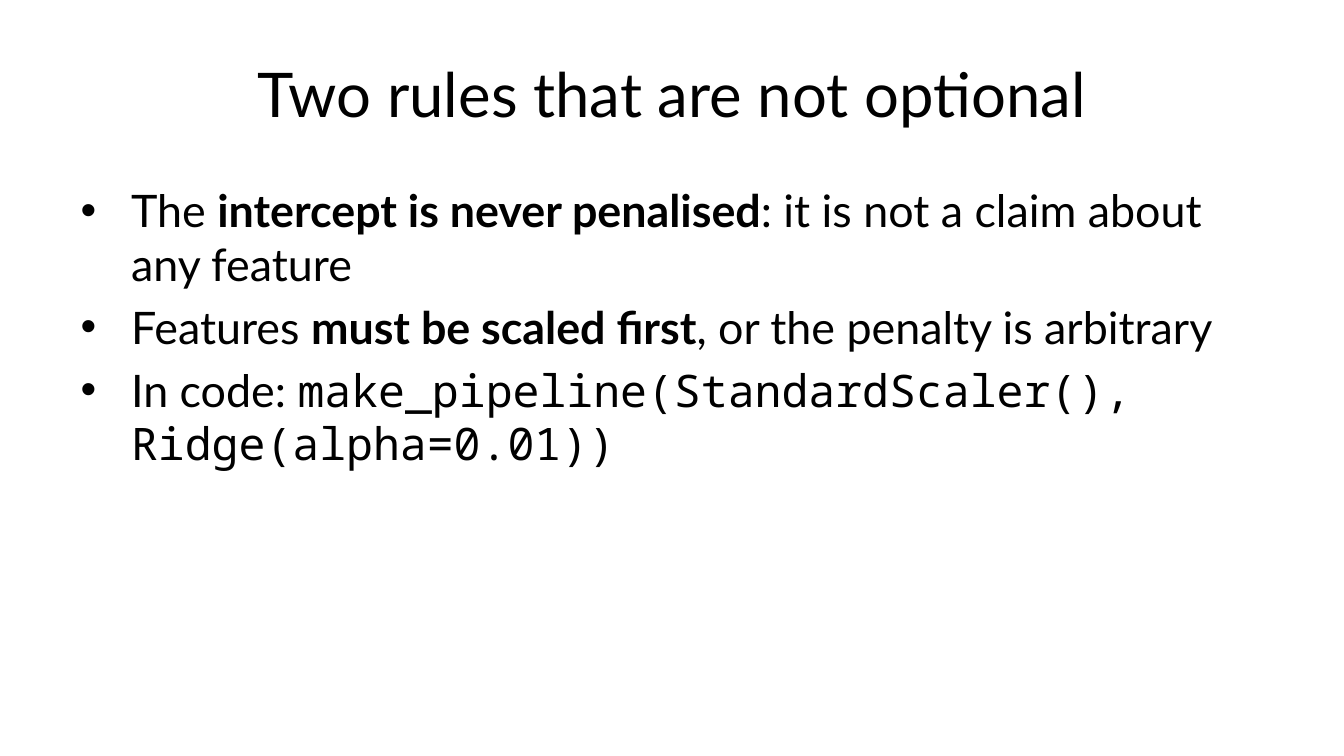
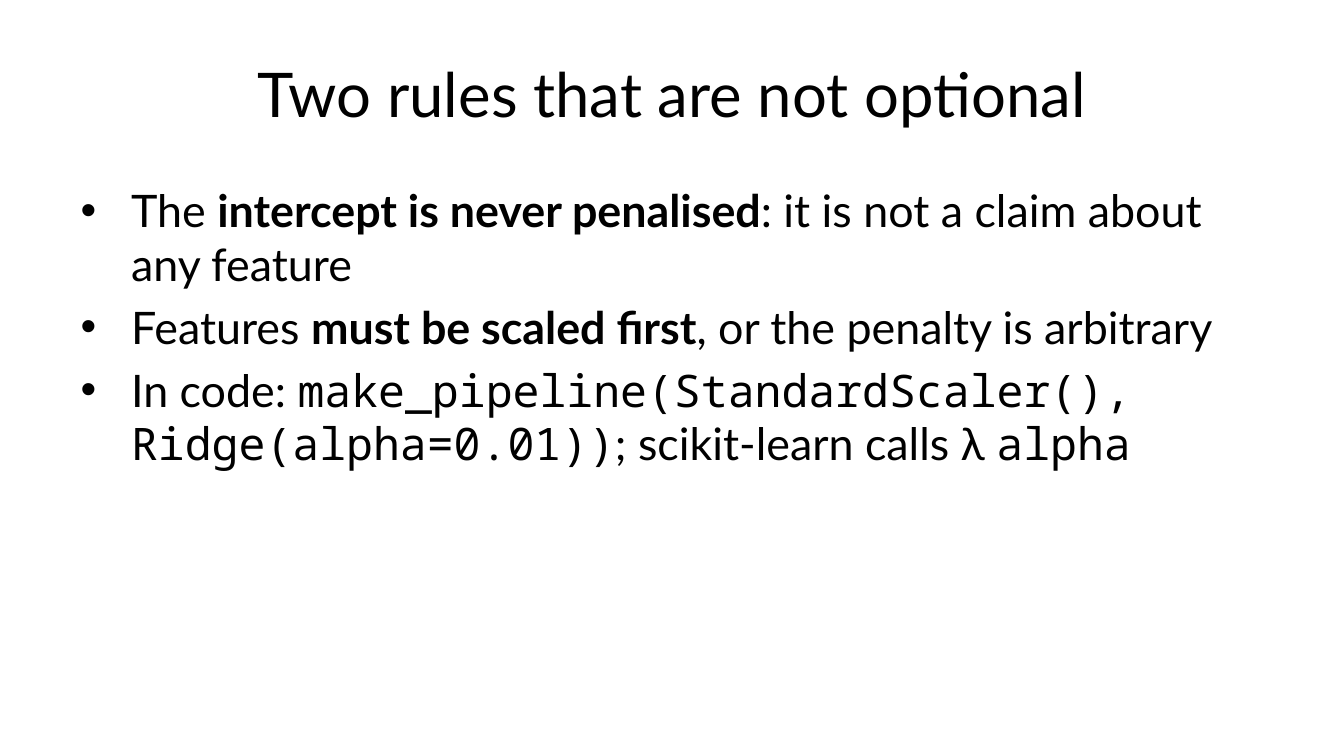
Before and after one commit to fabioantonini/technologies-for-artificial-intelligence, a slide deck: slide 38 of Lessons/03_regression/Slides/regression_slides.pptx. Drawn at 1344x756 pixels with LibreOffice and Linux fonts; fonts in the diff are those of the drawing; background and template pictures are left out. Boxes give left, top, right and bottom in pixels: in the first picture for what was removed or moved away, otherwise in the second. Text is boxed around its words. In the diff, an @@ line names an element or a change of style, - is before the commit and + after.

```diff
--- a/Lessons/03_regression/Slides/regression_slides.pptx
+++ b/Lessons/03_regression/Slides/regression_slides.pptx
@@ text at bbox=[131, 373, 1132, 471]: text changed @@
-• In code: make_pipeline(StandardScaler(), Ridge(alpha=0.01))
+• In code: make_pipeline(StandardScaler(), Ridge(alpha=0.01)); scikit-learn calls λ alpha
```
Also in this commit, not shown: 13 other slides changed, 6 other files.
